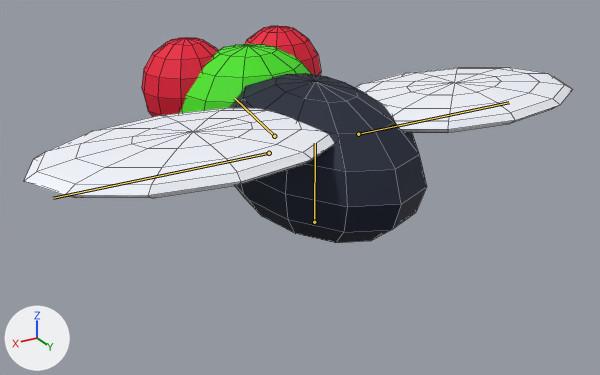
A saved change to the Blender file art/source/fly.blend.
The view is the same before and after, from a 50 mm camera at (0.713, 1.137, 0.793) aimed at (0.004, -0.045, 0.202). Lighting does not change. The marker at lower left points along +X, +Y and +Z. The first picture is the older version. Both versions are drawn at frame 11 of the action 'Idle'; the numbers are the values there. The bones that bend it are drawn over the model as lines. Mesh edges are drawn as thin lines.

In view in the first picture: 'Body', 'Head', 'Huge eye', 'Huge eye.001', 'Wing', 'Wing.001'.
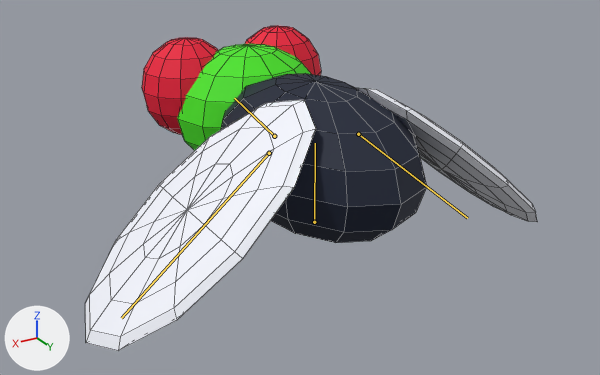
Where the change shows, as pixel boxes [x1, y1, x2, y2] in the pictures (600 x 375 px):
'Wing.001', posed (26% narrower, 177% taller): before [24, 108, 334, 198]; after [85, 100, 315, 351]
'Wing', posed: before [355, 67, 572, 133]; after [357, 88, 537, 222]
bone 'Wing-1', root to tip: before (358, 134) to (509, 102); after (358, 134) to (467, 218)
bone 'Wing1', root to tip: before (269, 153) to (53, 198); after (269, 153) to (121, 318)

Diff of the bpy script that builds the scene:
```diff
--- a/art/source/fly.blend.py
+++ b/art/source/fly.blend.py
@@ bone_wing_1 @@
 bone_wing_1 = bpy.data.objects['flyRig'].pose.bones['Wing-1']  # child of 'Body'
-bone_wing_1.rotation_euler = (0.0, 0.0, 0.0)  # degrees (0, 0, 0)
+bone_wing_1.rotation_euler = (-0.698, 0.0, 0.0)  # degrees (-40, 0, 0)
@@ bone_wing1 @@
 bone_wing1 = bpy.data.objects['flyRig'].pose.bones['Wing1']  # child of 'Body'
-bone_wing1.rotation_euler = (0.0, 0.0, 0.0)  # degrees (0, 0, 0)
+bone_wing1.rotation_euler = (-0.698, 0.0, 0.0)  # degrees (-40, 0, 0)
```
